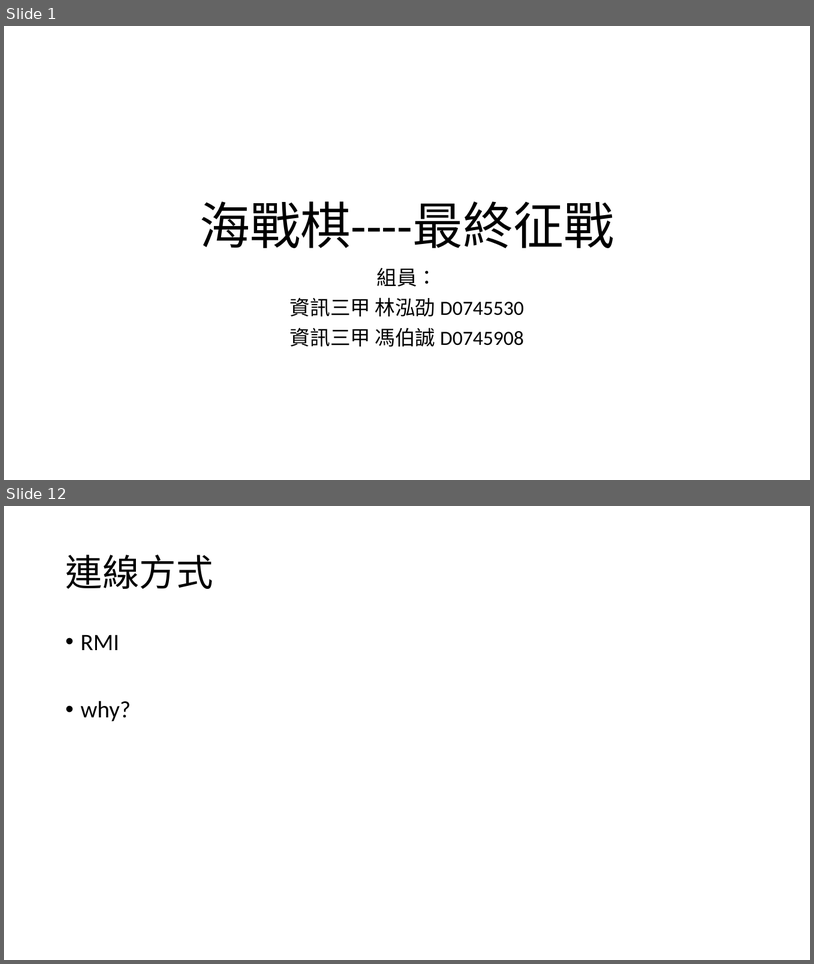
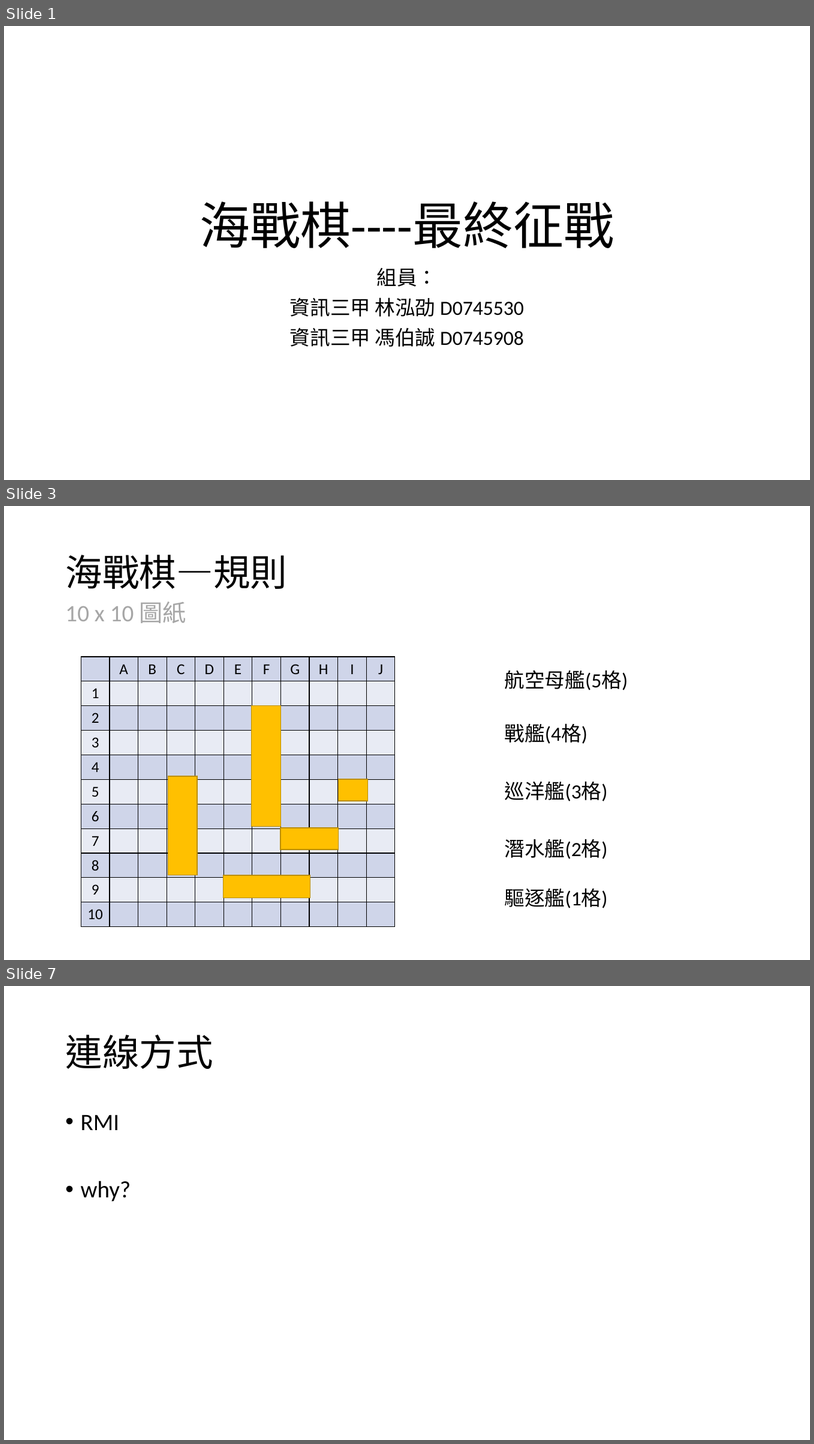
Before and after one commit to Joe-lin-ezra/BattleShip, a slide deck: doc/網路程式設計報告.pptx. Shown one above the other, each under a label of ours: slides 1 and 12 before the commit, slides 1, 3 and 7 after it; the slides between them are not shown. The pictures are 814x964 and 814x1444 pixels, drawn with LibreOffice and Linux fonts; fonts in the diff are those of the drawing. Boxes give left, top, right and bottom in pixels: in the first picture for what was removed or moved away, otherwise in the second. Text is boxed around its words. In the diff, an @@ line names an element or a change of style, - is before the commit and + after.

```diff
--- a/doc/網路程式設計報告.pptx
+++ b/doc/網路程式設計報告.pptx
@@ slide 3 added at box(4, 506, 810, 960), background #FFFFFF @@
@@ title added at box(65, 555, 287, 589), 44 pt, text #000000 @@
+海戰棋—規則
@@ text added at box(65, 601, 186, 623), 28 pt, text #A6A6A6 @@
+10 x 10 圖紙
@@ table added at box(81, 657, 393, 924), 11 rows, 11 columns @@
+ | A | B | C | D | E | F | G | H | I | J
+1 |  |  |  |  |  |  |  |  |  | 
+2 |  |  |  |  |  |  |  |  |  | 
+3 |  |  |  |  |  |  |  |  |  | 
+4 |  |  |  |  |  |  |  |  |  | 
+5 |  |  |  |  |  |  |  |  |  | 
+6 |  |  |  |  |  |  |  |  |  | 
+7 |  |  |  |  |  |  |  |  |  | 
+8 |  |  |  |  |  |  |  |  |  | 
+9 |  |  |  |  |  |  |  |  |  | 
+10 |  |  |  |  |  |  |  |  |  | 
@@ text added at box(505, 670, 628, 690), 24 pt, text #000000 @@
+航空母艦(5格)
@@ rectangle added at box(251, 706, 281, 826), fill #FFC000, outline #BD8E00 1 pt @@
@@ text added at box(505, 723, 588, 744), 24 pt, text #000000 @@
+戰艦(4格)
@@ rectangle added at box(168, 776, 197, 874), fill #FFC000, outline #BD8E00 1 pt @@
@@ rectangle added at box(339, 779, 368, 801), fill #FFC000, outline #BD8E00 1 pt @@
@@ text added at box(505, 781, 608, 801), 24 pt, text #000000 @@
+巡洋艦(3格)
@@ rectangle added at box(281, 827, 339, 849), fill #FFC000, outline #BD8E00 1 pt @@
@@ text added at box(505, 838, 608, 859), 24 pt, text #000000 @@
+潛水艦(2格)
@@ rectangle added at box(223, 876, 311, 898), fill #FFC000, outline #BD8E00 1 pt @@
@@ text added at box(505, 888, 608, 908), 24 pt, text #000000 @@
+驅逐艦(1格)
@@ what was slide 12 is now slide 7 @@
```
Also in this commit, not shown: 5 slides changed, 4 other slides added, 7 slides removed.
